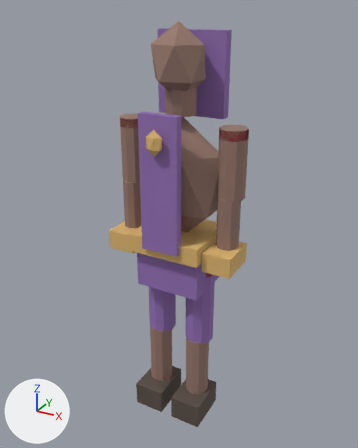
Renders of the glTF model assets/generated/models/fighter_sibyl.glb from each side of a commit.
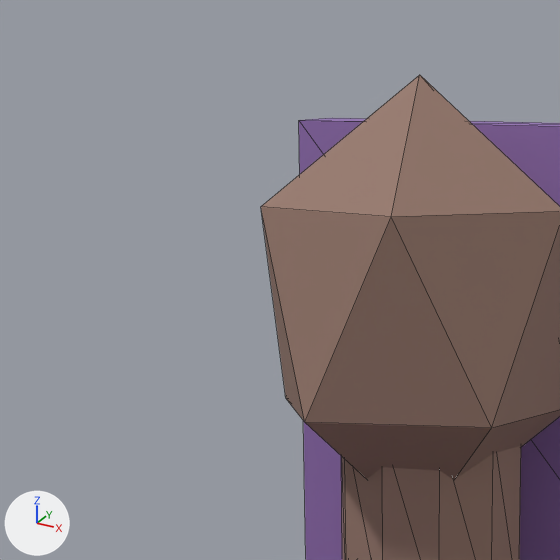
The first picture shows the older version from a 50 mm camera at (0.919, -1.685, 1.797) aimed at (-0.003, -0.009, 0.959). The close-ups show the older and then the newer version on the part from 29% to 57% of the width and 2% to 24% of the height of that picture. Only the edits that show in the close-ups are written down. Lighting does not change. The marker at lower left points along +X, +Y and +Z. The close-ups show mesh edges as thin lines. Where no turn or scale is listed for an object, it has been applied to the vertices. Vertices at exactly the same position are counted once.

In view in the first close-up: 'HEAD', 'NECK', 'VEIL'.
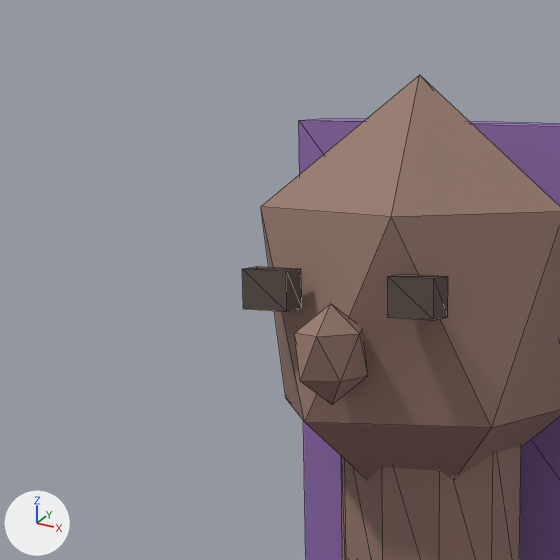
Where the newer file only moved an object's origin or applied its transform, the numbers keep the older frame.

Pixel boxes [x1, y1, x2, y2] of what changed, in the close-ups (560 x 560 px):
'NOSE', added (brown): after [294, 304, 368, 404]
'EYE.001', added: after [388, 274, 448, 320]
'EYE', added: after [242, 266, 302, 312]

The change, as a diff of the scene's bpy script:
```diff
--- a/assets/generated/models/fighter_sibyl.glb.py
+++ b/assets/generated/models/fighter_sibyl.glb.py
@@ mat_gen_skin @@
+mat_gen_skin = bpy.data.materials.new('GEN_skin')
+mat_gen_skin.use_nodes = True; mat_gen_skin.node_tree.nodes.clear()
+_N = mat_gen_skin.node_tree.nodes; _L = mat_gen_skin.node_tree.links
+n0 = _N.new('ShaderNodeBsdfPrincipled'); n0.name = 'Principled BSDF'
+n0.inputs[2].default_value = 0.8  # 'Roughness'
+n1 = _N.new('ShaderNodeOutputMaterial'); n1.name = 'Material Output'
+n2 = _N.new('ShaderNodeVertexColor'); n2.name = 'Color Attribute'
+_L.new(n0.outputs[0], n1.inputs[0])  # 'BSDF' to 'Surface'
+_L.new(n2.outputs[0], n0.inputs[0])  # 'Color' to 'Base Color'
@@ mat_gen_leather @@
+mat_gen_leather = bpy.data.materials.new('GEN_leather')
+mat_gen_leather.use_nodes = True; mat_gen_leather.node_tree.nodes.clear()
+_N = mat_gen_leather.node_tree.nodes; _L = mat_gen_leather.node_tree.links
+n0 = _N.new('ShaderNodeBsdfPrincipled'); n0.name = 'Principled BSDF'
+n0.inputs[2].default_value = 0.8  # 'Roughness'
+n1 = _N.new('ShaderNodeOutputMaterial'); n1.name = 'Material Output'
+n2 = _N.new('ShaderNodeVertexColor'); n2.name = 'Color Attribute'
+_L.new(n0.outputs[0], n1.inputs[0])  # 'BSDF' to 'Surface'
+_L.new(n2.outputs[0], n0.inputs[0])  # 'Color' to 'Base Color'
@@ me_icosphere_001 @@
 me_icosphere_001.from_pydata(...)  # 12 vertices, 20 faces; spans x -0.103..0.103, y -0.094..0.094, z -0.14..0.14
 # used by ob_head; location = (0.0, -0.015, 1.61)
-me_icosphere_001.materials.append(mat_skin)  # brown #97796c
+# me_icosphere_001 part 1: vertex colours changed
+me_icosphere_001.materials.append(mat_gen_skin)
@@ me_icosphere_002_1 @@
+me_icosphere_002_1.from_pydata(...)  # an icosphere of 20 faces spanning x -0.0201..0.0201, y -0.1556..-0.1004, z 1.5625..1.6225
+me_icosphere_002_1.materials.append(mat_gen_skin)
@@ me_cube_004_1 @@
+me_cube_004_1.from_pydata(...)  # a box spanning x 0.036..0.068, y -0.121..-0.103, z 1.6155..1.6395
+me_cube_004_1.materials.append(mat_gen_leather)
@@ me_cube_003_1 @@
+me_cube_003_1.from_pydata(...)  # a box spanning x -0.068..-0.036, y -0.121..-0.103, z 1.6155..1.6395
+me_cube_003_1.materials.append(mat_gen_leather)
@@ ob_nose @@
+ob_nose = bpy.data.objects.new('NOSE', me_icosphere_002_1)
+ob_nose.location = (0.0, 0.0, 0.0)
@@ ob_eye_001 @@
+ob_eye_001 = bpy.data.objects.new('EYE.001', me_cube_004_1)
+ob_eye_001.location = (0.0, 0.0, 0.0)
@@ ob_eye @@
+ob_eye = bpy.data.objects.new('EYE', me_cube_003_1)
+ob_eye.location = (0.0, 0.0, 0.0)
```
